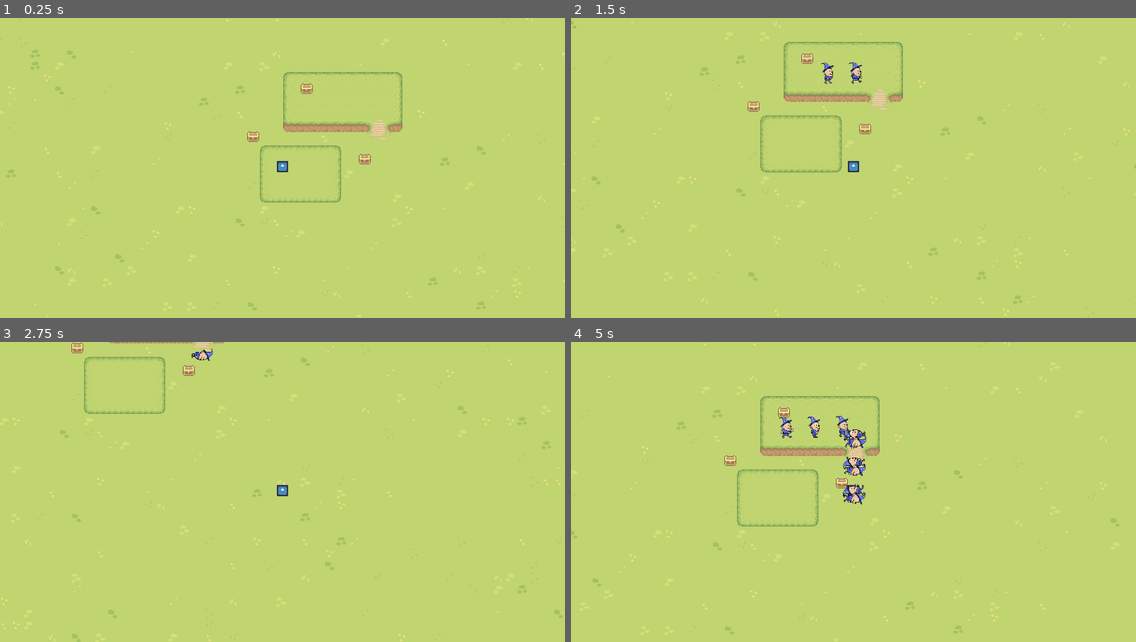
Above: before the commit, frames 1-4 (two rows, left to right).
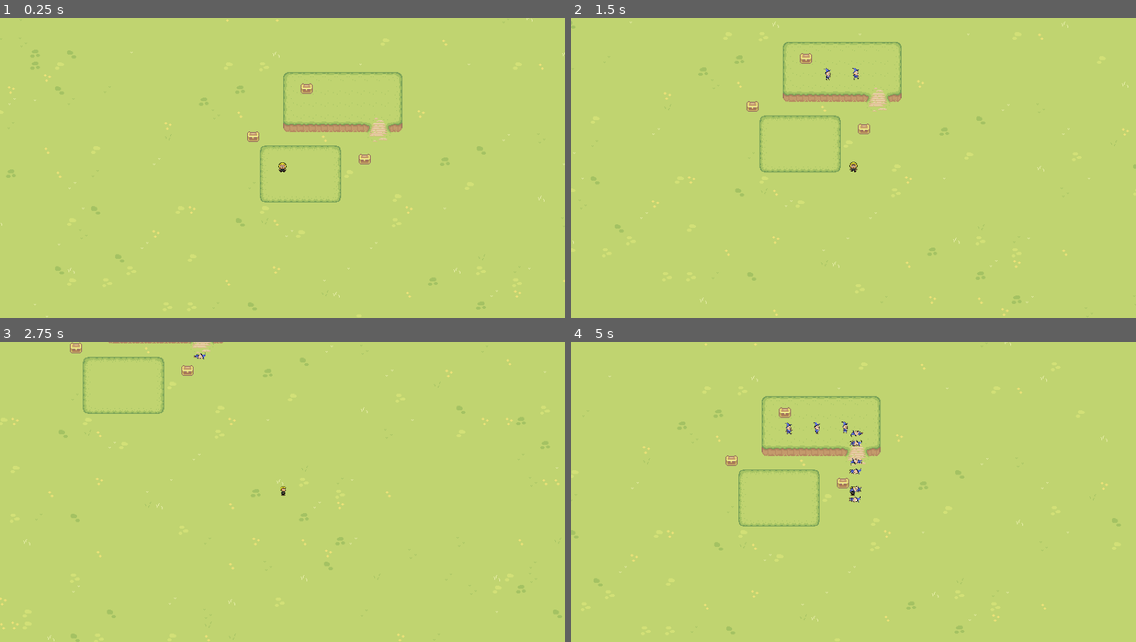
Above: after the commit, the same moments.

Repository: GamersOrgForDevs/Game_Godot
Game: Godot game, scene res://levels/game_level.tscn
The game is run twice, just before and just after one commit, with the same random seed, the same clock (stepped at 60 frames per second) and the same inputs. The engine's default icon, where the game draws it, is replaced by a stand-in: a white triangle on a blue panel in a dark square.
Inputs:
- Up to frame 1 (0.25 s): no input
- Up to frame 2 (1.5 s): tap Enter at 0.5 s; hold D (right) 0.53-1.28 s; hold S (down) from 1.28 s (still down)
- Up to frame 3 (2.75 s): release S (down) at 2.03 s; hold D (right) from 2.03 s (still down)
- Up to frame 4 (5 s): release D (right) at 2.78 s; hold W (up) 2.78-3.53 s; hold A (left) from 3.53 s (still down)

The runs differ from the first frame. In frame 1, less than 0.1% of the frame differs, in the area x 49-51%, y 47-52%; in frame 2, 1.3%; in frame 3, 1.0%; in frame 4, 1.8%, in the area x 0-98%, y 0-98%.

Commit message:
direction based character animation
very basic animation depending on movement direction

Diff:
--- a/characters/example_player.tscn
+++ b/characters/example_player.tscn
@@ -1,21 +1,65 @@
-[gd_scene load_steps=4 format=3 uid="uid://ijhhshl56et3"]
+[gd_scene load_steps=10 format=3 uid="uid://ijhhshl56et3"]
 
 [ext_resource type="Script" path="res://scripts/example_player.gd" id="1_5mihe"]
-[ext_resource type="Texture2D" uid="uid://cpfys0bgauk3l" path="res://icon.svg" id="1_giwxd"]
+[ext_resource type="Texture2D" uid="uid://cj7nhphde6wiv" path="res://art/Characters/lil guy2.png" id="2_an86b"]
+[ext_resource type="Texture2D" uid="uid://xeq3evnax3tx" path="res://art/Characters/lil guy1.png" id="2_g2cxd"]
+[ext_resource type="Texture2D" uid="uid://colq20kmohh6o" path="res://art/Characters/lil guy3.png" id="3_bhd3w"]
+[ext_resource type="Texture2D" uid="uid://cl3lfo57ryv3v" path="res://art/Characters/lil guy5.png" id="4_bl7un"]
+[ext_resource type="Texture2D" uid="uid://be6ljqkymjxar" path="res://art/Characters/lil guy6.png" id="5_yu680"]
+[ext_resource type="Texture2D" uid="uid://gb5yue6s3ffq" path="res://art/Characters/lil guy4.png" id="7_u3lwt"]
+
+[sub_resource type="SpriteFrames" id="SpriteFrames_5scxj"]
+animations = [{
+"frames": [{
+"duration": 1.0,
+"texture": ExtResource("2_g2cxd")
+}, {
+"duration": 1.0,
+"texture": ExtResource("2_an86b")
+}],
+"loop": true,
+"name": &"Idle",
+"speed": 5.0
+}, {
+"frames": [{
+"duration": 1.0,
+"texture": ExtResource("4_bl7un")
+}, {
+"duration": 1.0,
+"texture": ExtResource("5_yu680")
+}],
+"loop": true,
+"name": &"Running L+R",
+"speed": 5.0
+}, {
+"frames": [{
+"duration": 1.0,
+"texture": ExtResource("3_bhd3w")
+}, {
+"duration": 1.0,
+"texture": ExtResource("7_u3lwt")
+}],
+"loop": true,
+"name": &"Running U+D",
+"speed": 5.0
+}]
 
 [sub_resource type="RectangleShape2D" id="RectangleShape2D_515u8"]
-size = Vector2(128, 128)
+size = Vector2(100, 123.667)
 
 [node name="ExamplePlayer" type="CharacterBody2D"]
 scale = Vector2(0.24, 0.24)
 script = ExtResource("1_5mihe")
 moveSpeed = 200.0
 
-[node name="Sprite2D" type="Sprite2D" parent="."]
-scale = Vector2(0.5, 0.5)
-texture = ExtResource("1_giwxd")
+[node name="AnimatedSprite2D" type="AnimatedSprite2D" parent="."]
+position = Vector2(2.38419e-07, 0)
+scale = Vector2(2.14844, 2.08333)
+sprite_frames = SubResource("SpriteFrames_5scxj")
+animation = &"Idle"
 
 [node name="CollisionShape2D" type="CollisionShape2D" parent="."]
+position = Vector2(3.38813e-21, 0)
 scale = Vector2(0.5, 0.5)
 shape = SubResource("RectangleShape2D_515u8")
 debug_color = Color(0, 0.6, 0.705882, 0.419608)
--- a/levels/game_level.tscn
+++ b/levels/game_level.tscn
@@ -720,7 +720,6 @@
 
 [node name="Camera2D" type="Camera2D" parent="."]
 position = Vector2(0, 2)
-scale = Vector2(1, 1)
 zoom = Vector2(2, 2)
 
 [node name="TileMap" type="TileMap" parent="."]
--- a/objects/enemy.tscn
+++ b/objects/enemy.tscn
@@ -43,18 +43,18 @@
 }]
 
 [sub_resource type="RectangleShape2D" id="RectangleShape2D_pqqjg"]
-size = Vector2(35.9755, 68.8417)
+size = Vector2(34.4618, 58.7489)
 
 [node name="PathFollow2D" type="PathFollow2D"]
 script = ExtResource("1_sasya")
 
 [node name="AnimatedSprite2D" type="AnimatedSprite2D" parent="."]
-position = Vector2(-1, 0)
-scale = Vector2(0.460938, 0.460938)
+position = Vector2(1, 1)
+scale = Vector2(0.240234, 0.255859)
 sprite_frames = SubResource("SpriteFrames_wm8ir")
 animation = &"Running"
 autoplay = "Running"
 
 [node name="CollisionShape2D" type="CollisionShape2D" parent="AnimatedSprite2D"]
-position = Vector2(5.87664, 2.46053)
+position = Vector2(-2.38419e-07, -3.90839)
 shape = SubResource("RectangleShape2D_pqqjg")
--- a/scripts/example_player.gd
+++ b/scripts/example_player.gd
@@ -11,5 +11,18 @@
 	#Update Velocity
 	velocity = inputDirection * moveSpeed
 
+	#character direction animation control
+	if Input.is_action_pressed("right"):
+		get_node("AnimatedSprite2D").set_flip_h(false)
+		$AnimatedSprite2D.play("Running L+R")
+	elif Input.is_action_pressed("left"):
+		get_node("AnimatedSprite2D").set_flip_h(true)
+		$AnimatedSprite2D.play("Running L+R")
+	elif Input.is_action_pressed("up") or Input.is_action_pressed("down"):
+		get_node("AnimatedSprite2D").set_flip_h(false)
+		$AnimatedSprite2D.play("Running U+D")
+	else:
+		$AnimatedSprite2D.play("Idle")
+
 	#Move and SLide function uses velocity of character body to move character on map
 	move_and_slide()
Binary file added: art/Characters/lil guy1.png
Not shown, added: art/Characters/lil guy1.png.import
Binary file added: art/Characters/lil guy2.png
Not shown, added: art/Characters/lil guy2.png.import
Binary file added: art/Characters/lil guy3.png
Not shown, added: art/Characters/lil guy3.png.import
Binary file added: art/Characters/lil guy4.png
Not shown, added: art/Characters/lil guy4.png.import
Binary file added: art/Characters/lil guy5.png
Not shown, added: art/Characters/lil guy5.png.import
Binary file added: art/Characters/lil guy6.png
Not shown, added: art/Characters/lil guy6.png.import
